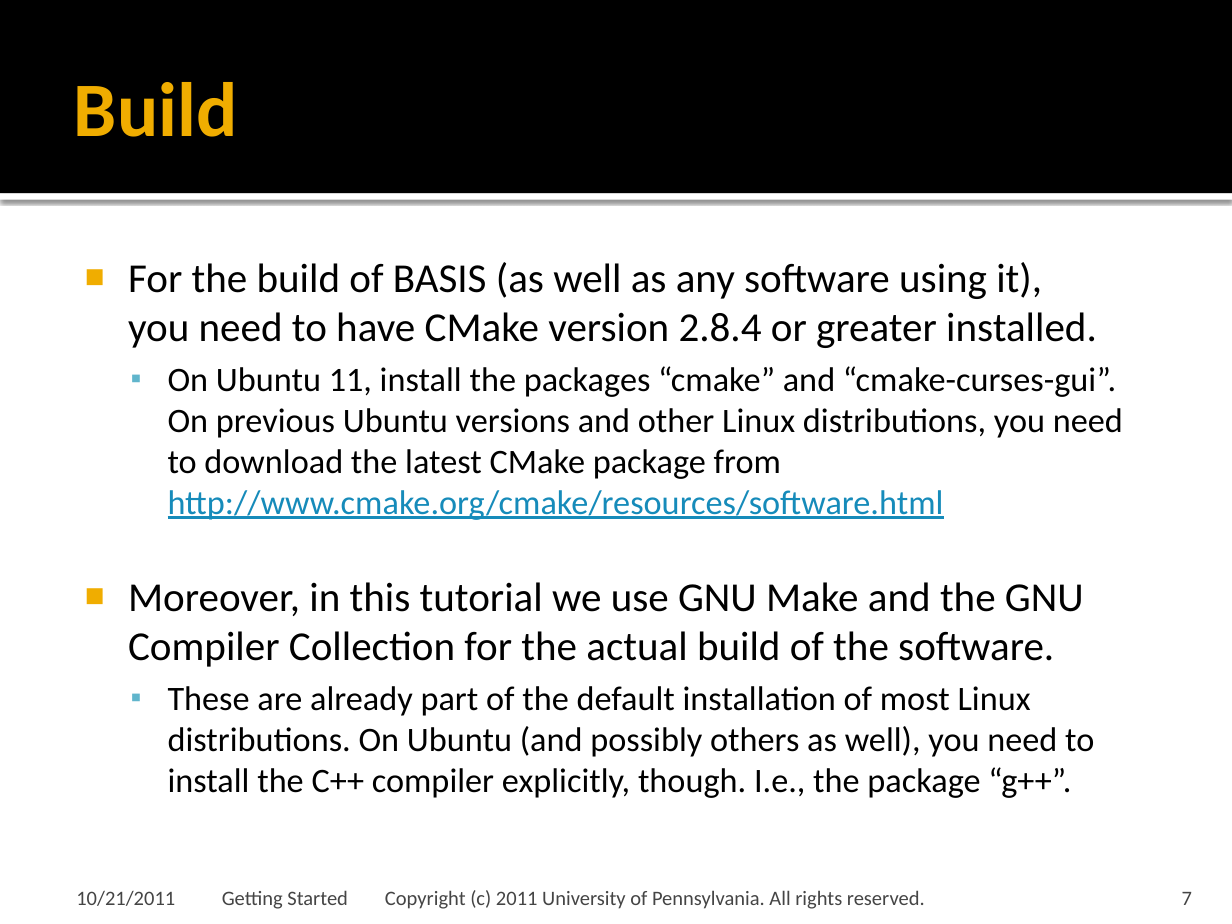
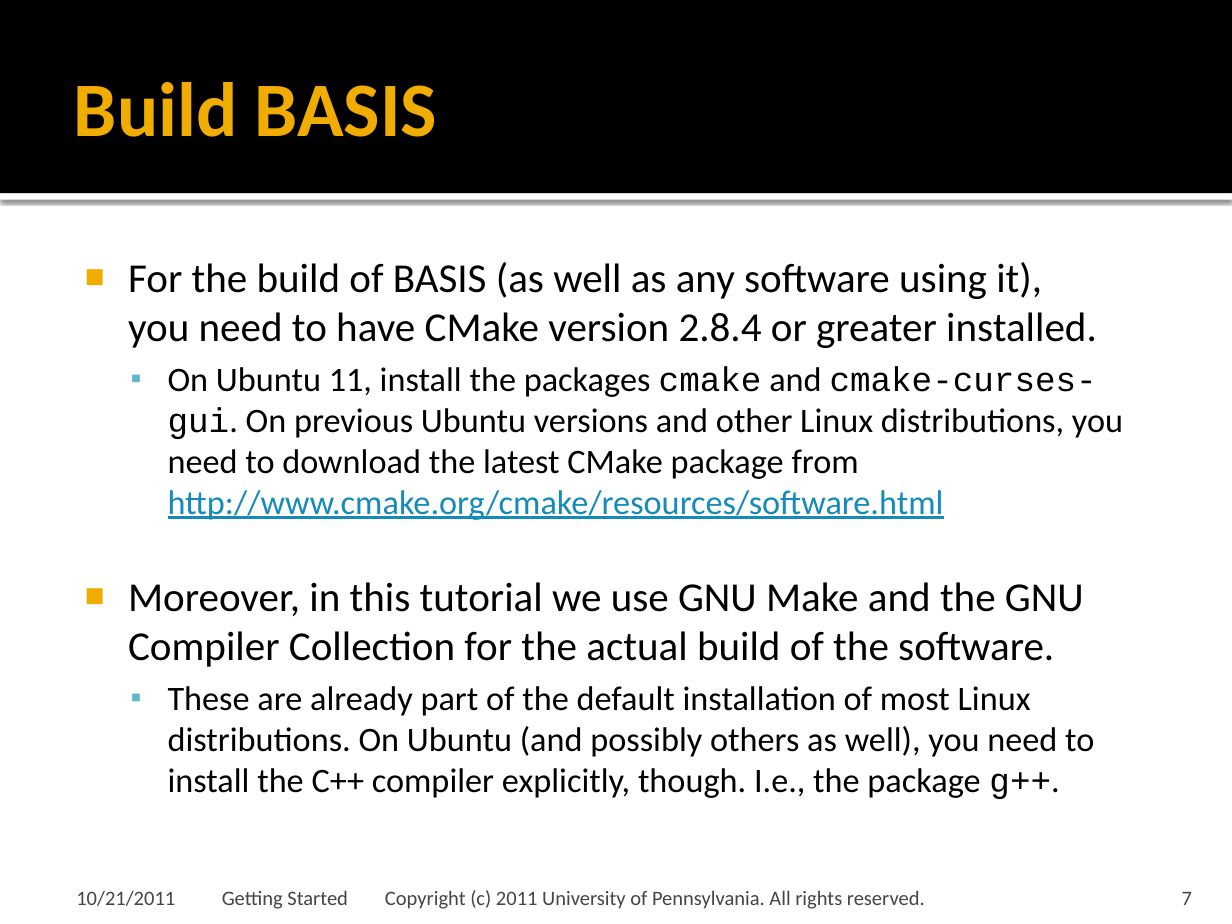
Before and after one commit to cmake-basis/legacy, a slide deck: slide 7 of doc/tutorials/02 Getting Started.pptx. Drawn at 1232x924 pixels with LibreOffice and Linux fonts; fonts in the diff are those of the drawing; background and template pictures are left out. Boxes give left, top, right and bottom in pixels: in the first picture for what was removed or moved away, otherwise in the second. Text is boxed around its words. In the diff, an @@ line names an element or a change of style, - is before the commit and + after.

```diff
--- a/doc/tutorials/02 Getting Started.pptx
+++ b/doc/tutorials/02 Getting Started.pptx
@@ title at [74, 82, 437, 137]: text changed @@
-Build
+Build BASIS
@@ text at [168, 366, 1123, 520]: text changed @@
-  ▪ On Ubuntu 11, install the packages “cmake” and “cmake-curses-gui”. On previous Ubuntu versions and other Linux distributions, you need to download the latest CMake package from http://www.cmake.org/cmake/resources/software.html
+  ▪ On Ubuntu 11, install the packages cmake and cmake-curses-gui. On previous Ubuntu versions and other Linux distributions, you need to download the latest CMake package from http://www.cmake.org/cmake/resources/software.html
@@ text at [168, 686, 1094, 799]: text changed @@
-  ▪ These are already part of the default installation of most Linux distributions. On Ubuntu (and possibly others as well), you need to install the C++ compiler explicitly, though. I.e., the package “g++”.
+  ▪ These are already part of the default installation of most Linux distributions. On Ubuntu (and possibly others as well), you need to install the C++ compiler explicitly, though. I.e., the package g++.
```
Also in this commit, not shown: 11 other slides changed, 10 slides added.
